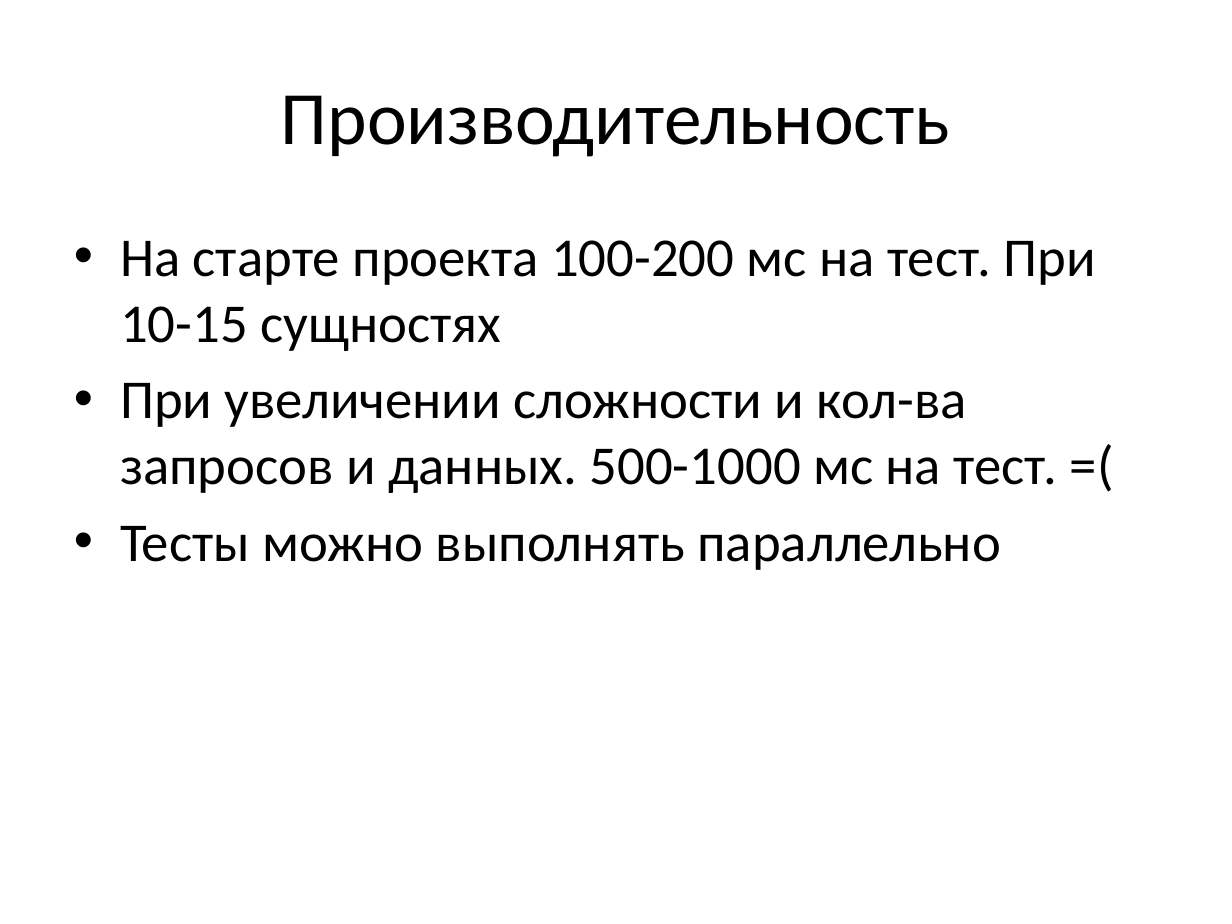
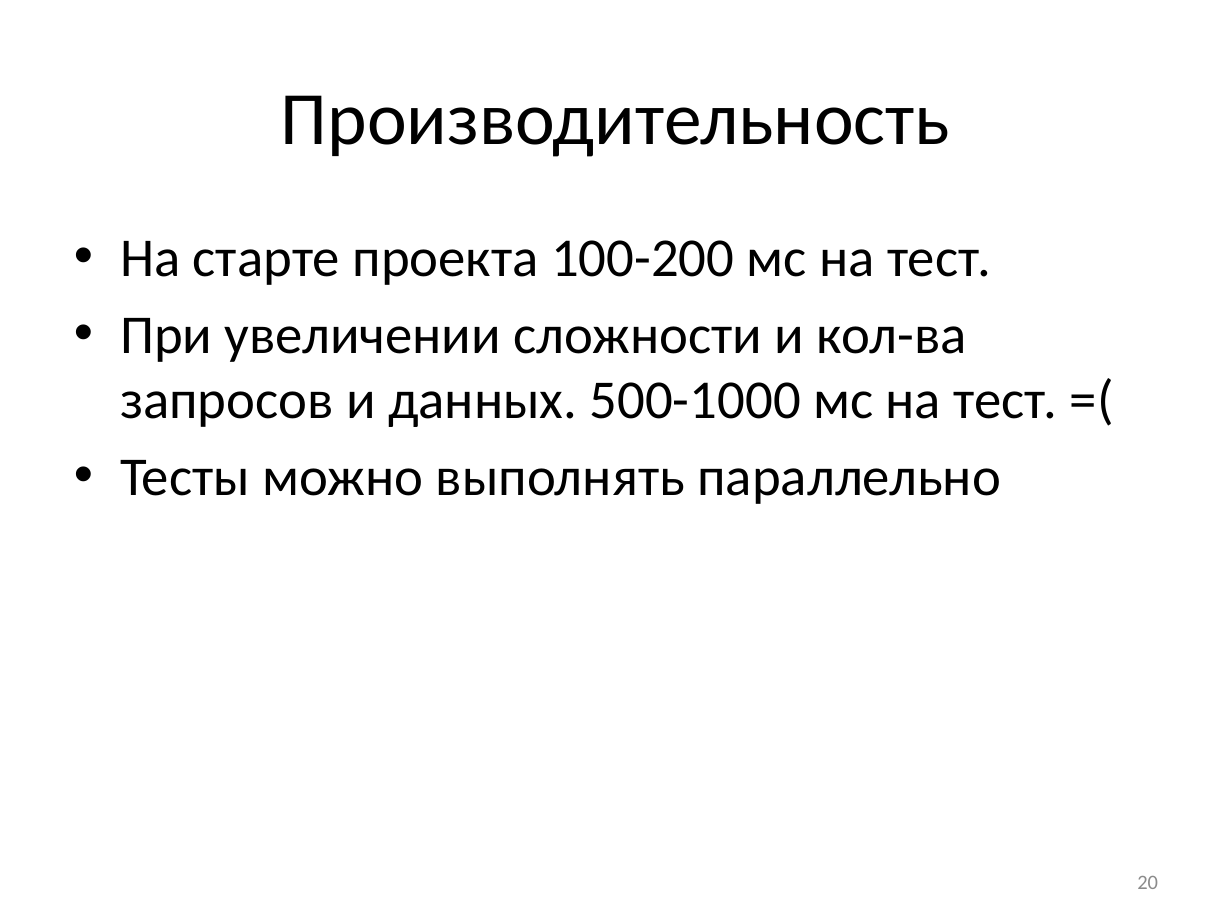
Before and after one commit to andrew-iv/DotnetEkb.EfTesting, a slide deck: slide 20 of Доклад на митап Иванов.pptx. Drawn at 1232x924 pixels with LibreOffice and Linux fonts; fonts in the diff are those of the drawing. Boxes give left, top, right and bottom in pixels: in the first picture for what was removed or moved away, otherwise in the second. Text is boxed around its words. In the diff, an @@ line names an element or a change of style, - is before the commit and + after.

Commit message:
Update presentation

```diff
--- a/Доклад на митап Иванов.pptx
+++ b/Доклад на митап Иванов.pptx
@@ text at bbox=[120, 240, 991, 285]: text changed @@
-• На старте проекта 100-200 мс на тест. При 10-15 сущностях
+• На старте проекта 100-200 мс на тест.
@@ page number added at bbox=[1137, 876, 1158, 889], 12 pt, text #8C8C8C @@
+20
```
Also in this commit, not shown: 23 other slides changed.
